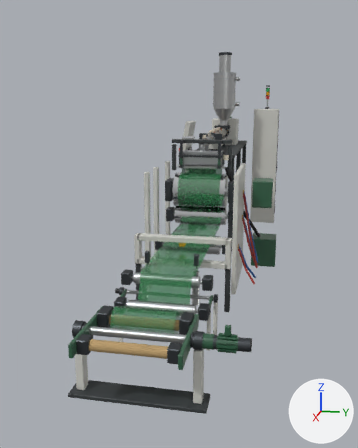
The Blender file assets/equipment/castfilm-motion.blend, before and after one commit.
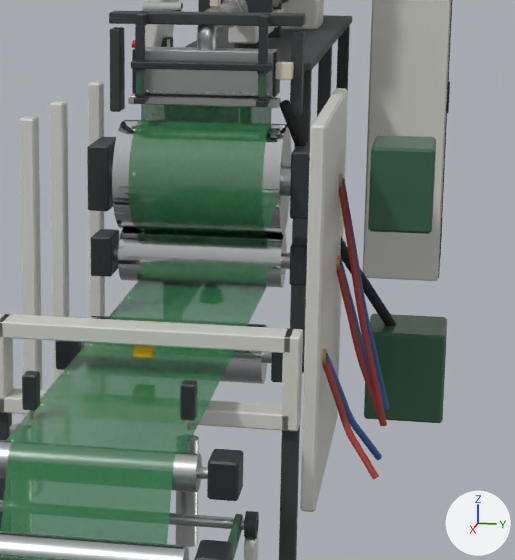
There are two pictures of each version: one whole from a camera (50 mm lens) standing at (6.29, 0.88, 2.01) and looking at (0.58, -0.26, 0.59), one close up on the part from 38% to 83% of the width and 30% to 69% of the height. Every picture has the same lights, and +X, +Y and +Z are marked at lower right. The last two pictures show the newer version.

Names of what the first close-up shows: 'Air knife hose', 'CastFilmTrimmed000', 'CastFilmTrimmed001', 'ChillRoll stand', 'ChillRoll_body', 'ChillStand', 'Control cabinet', 'DancerRoll_body', 'DieHanger', 'Extruder', 'Flat die', 'GaugeFrame', 'SecondRoll stand', 'SecondRoll_body' and 44 more.
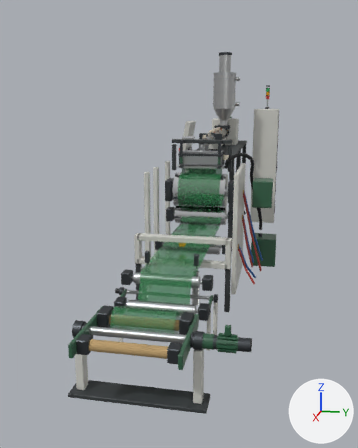
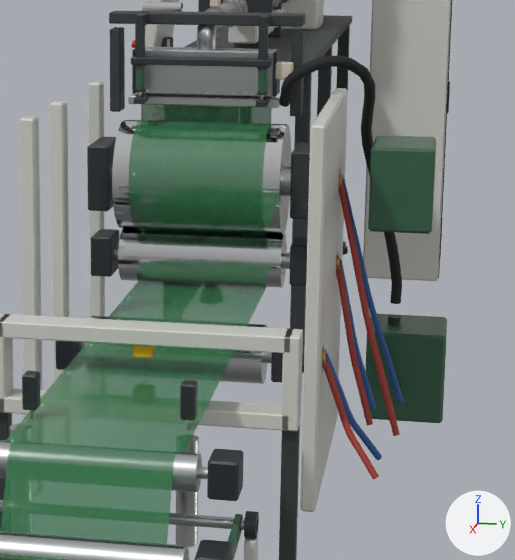
Commit message: fix(castfilm): route the air knife hose and the roll hoses clear of the stand

Location of each change, [x1, y1, x2, y2] in pixels of the close-ups (515 x 560 px; the box of a moved part takes in the faces that stretch with it):
'ChillRoll stand', reshaped
    before: [87, 136, 389, 426]
    after: [87, 136, 404, 436]
'SecondRoll stand', reshaped
    before: [91, 229, 388, 426]
    after: [91, 229, 376, 425]
'Air knife hose', reshaped (10% taller)
    before: [280, 100, 397, 326]
    after: [280, 56, 402, 304]
part 1 of me_chillroll_stand, rebuilt (31% wider)
    before: [342, 179, 389, 409]
    after: [342, 179, 404, 403]
part 2 of me_chillroll_stand, rebuilt (27% wider)
    before: [339, 184, 387, 426]
    after: [339, 184, 400, 436]
part 3 of me_secondroll_stand, rebuilt (24% narrower)
    before: [340, 260, 388, 410]
    after: [340, 260, 376, 409]
part 4 of me_secondroll_stand, rebuilt
    before: [337, 266, 382, 426]
    after: [336, 266, 373, 425]
part 5 of me_chillstand, added
    after: [388, 315, 402, 325]
part 6 of me_chillstand, moved or reshaped
    before: [131, 26, 272, 72]
    after: [131, 26, 272, 67]
part 7 of me_chillstand, added
    after: [315, 91, 348, 509]
part 8 of me_air_knife_hose, rebuilt (10% taller)
    before: [280, 101, 397, 326]
    after: [280, 56, 402, 304]

The edits, one by one:
me_chillroll_stand is used by ob_chillroll_stand; location (0.0, 0.0, 0.0).
me_chillroll_stand had 652 vertices, 598 faces and spanned x 0.43..0.67, y -0.41..0.701, z 0.117..1.119.
me_chillroll_stand now has 652 vertices, 598 faces and spans x 0.338..0.762, y -0.41..0.751, z 0.116..1.119.
me_chillroll_stand part 1: the loose piece of 250 vertices spanning x 0.438..0.562, y 0.488..0.701, z 0.117..1.011 is rebuilt with 250 vertices and now spans x 0.338..0.562, y 0.489..0.751, z 0.116..1.012.
me_chillroll_stand part 2: the loose piece of 250 vertices spanning x 0.538..0.662, y 0.488..0.701, z 0.117..0.992 is rebuilt with 250 vertices and now spans x 0.538..0.762, y 0.489..0.751, z 0.116..0.993.
Other edits to the shape of me_chillroll_stand do not show in these pictures.
me_secondroll_stand is used by ob_secondroll_stand; location (0.0, 0.0, 0.0).
me_secondroll_stand had 652 vertices, 598 faces and spanned x 0.438..0.662, y -0.41..0.701, z 0.115..0.773.
me_secondroll_stand now has 652 vertices, 598 faces and spans x 0.438..0.662, y -0.41..0.651, z 0.116..0.773.
me_secondroll_stand part 3: the loose piece of 250 vertices spanning x 0.438..0.562, y 0.489..0.701, z 0.115..0.712 is rebuilt with 250 vertices and now spans x 0.438..0.562, y 0.489..0.651, z 0.116..0.711.
me_secondroll_stand part 4: the loose piece of 250 vertices spanning x 0.538..0.662, y 0.489..0.701, z 0.115..0.692 is rebuilt with 250 vertices and now spans x 0.538..0.662, y 0.489..0.651, z 0.116..0.691.
Other edits to the shape of me_secondroll_stand do not show in these pictures.
me_chillstand is used by ob_chillstand; location (0.0, 0.0, 0.0).
me_chillstand had 264 vertices, 286 faces and spanned x 0.01..1.28, y -0.5..0.9, z 0.0..1.59.
me_chillstand now has 336 vertices, 330 faces and spans x 0.01..1.28, y -0.5..0.9, z 0.0..1.59.
me_chillstand part 5: a new loose piece, a 24-sided cylinder along z spanning x 0.132..0.184, y 0.674..0.726, z 0.375..0.405, in mat_steel___blackened (dark grey #4a4e52).
me_chillstand part 6: 34 vertices moved from x 0.61..0.66, y -0.25..0.25, z 1.4..1.42 to x 0.62..0.67, y -0.25..0.25, z 1.44; 4 vertices removed from x 0.62..0.66, y -0.25..0.25, z 1.4..1.43; 4 vertices added at x 0.62..0.66, y -0.25..0.25, z 1.42..1.44.
me_chillstand part 7: 24 vertices added at x 0.5..1.14, y 0.44..0.5, z 0.45..1.04.
me_air_knife_hose is used by ob_air_knife_hose; parent ob_airknifeslide; location (0.0, 0.0, 0.0).
me_air_knife_hose had 270 vertices, 256 faces and spanned x 0.14..0.577, y 0.271..0.718, z 0.288..1.238.
me_air_knife_hose now has 330 vertices, 316 faces and spans x 0.136..0.661, y 0.271..0.722, z 0.41..1.408.
me_air_knife_hose part 8: the loose piece of 250 vertices spanning x 0.14..0.577, y 0.271..0.718, z 0.288..1.238 is rebuilt with 310 vertices and now spans x 0.136..0.661, y 0.271..0.722, z 0.41..1.408.
Other edits to the shape of me_air_knife_hose do not show in these pictures.
